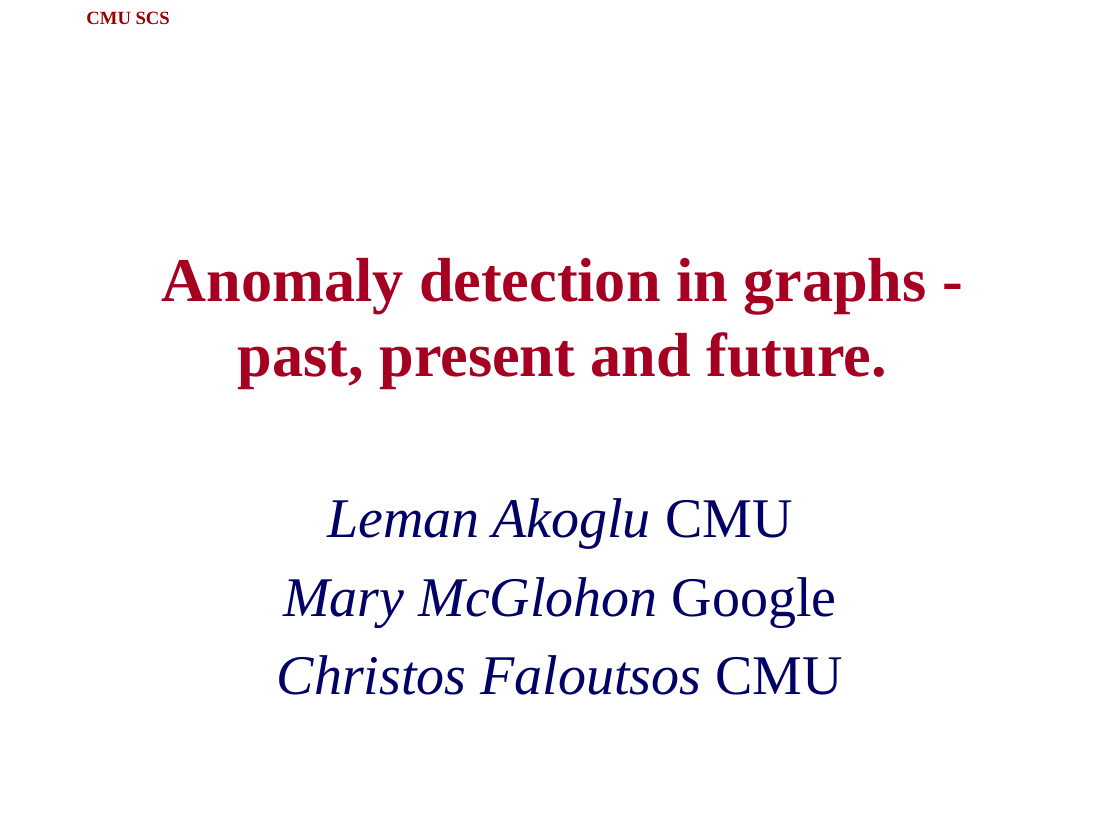
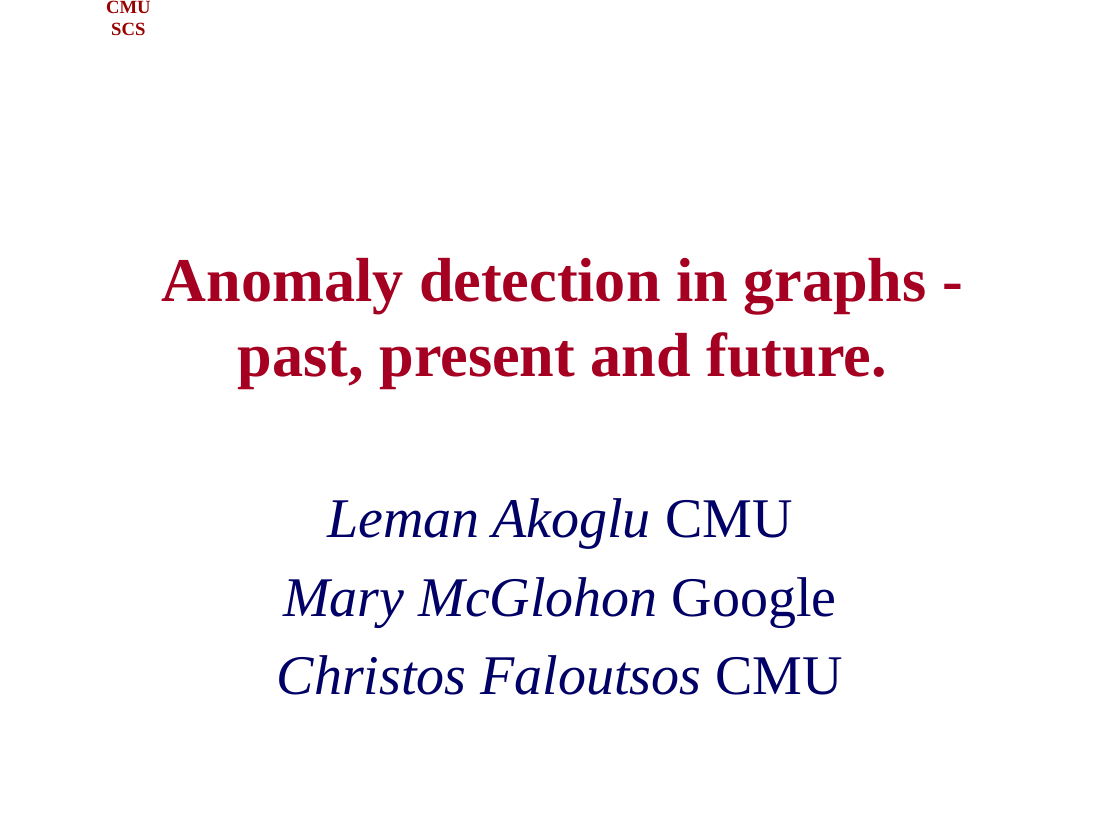
Before and after one commit to cfaloutsos/2021-pakdd-ToT, a slide deck: slide 1 of P1_past_OddBall_ToT.pptx. Drawn at 1120x840 pixels with LibreOffice and Linux fonts; fonts in the diff are those of the drawing; background and template pictures are left out. Boxes give left, top, right and bottom in pixels: in the first picture for what was removed or moved away, otherwise in the second. Text is boxed around its words. In the diff, an @@ line names an element or a change of style, - is before the commit and + after.

```diff
--- a/P1_past_OddBall_ToT.pptx
+++ b/P1_past_OddBall_ToT.pptx
@@ text "CMU SCS" rewrapped from bbox=[86, 11, 170, 25] to bbox=[106, 0, 151, 36] @@
```
Also in this commit, not shown: 6 other slides changed, 8 slides added, 7 slides removed.
